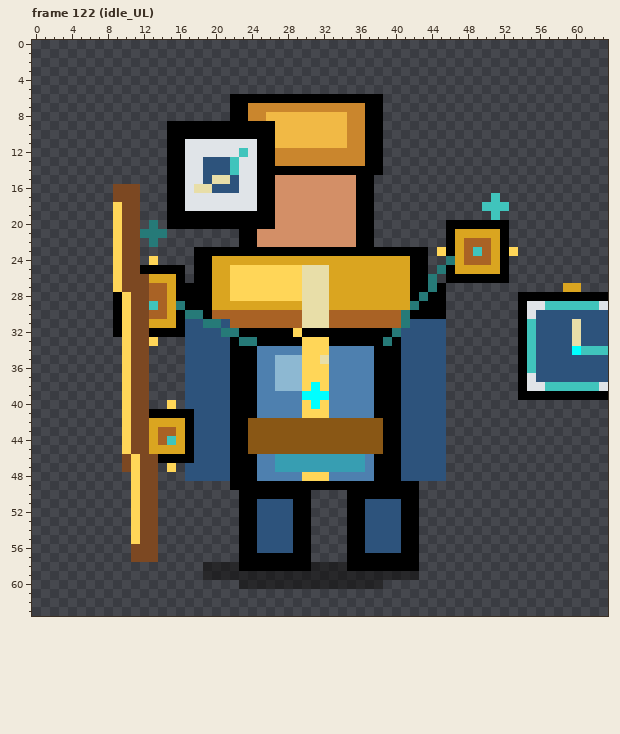
Two versions of one pixel-art file, assets/source/aseprite/character/time_guardian/char_time_guardian_base.aseprite. Above, as it was before the edit.
64x64 pixels, 200 frames. Shown: frame 122 (idle_UL). The commit also changed other frames, which this record leaves out.
Once edited:
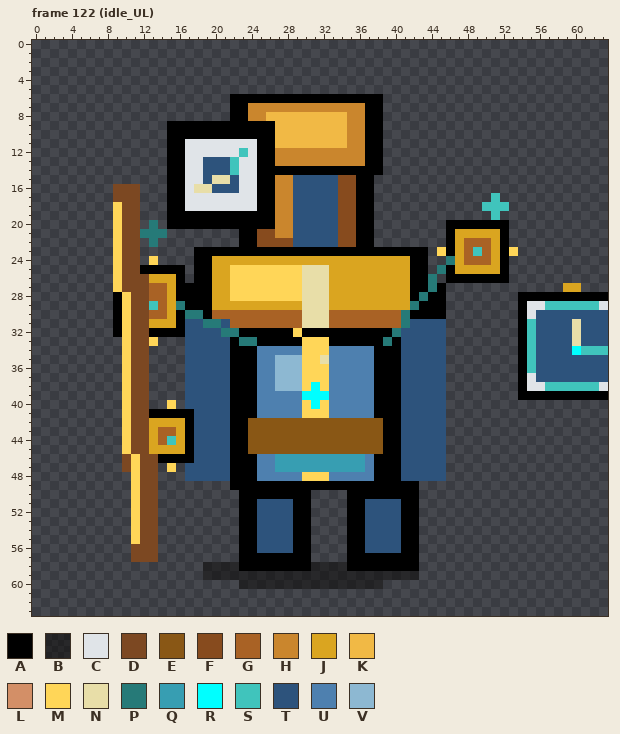
Palette (. is transparent): A #000000  B #0c0a0884  C #e0e4e8  D #7c4822  E #895715  F #874b1e  G #a96225  H #ca862d  J #daa520  K #f1b945  L #d38f67  M #ffd658  N #e8dea8  P #267a78  Q #379eb2  R #00ffff  S #40c4bc  T #2d537c  U #4e80af  V #8db8d2
Author's note on the commit: Improve time guardian back-facing sprite readability
From old to new:
Frame 122 (idle_UL), layer "body":
y 15..20: x 27..35 LLLLLLLLL -> HHTTTTTFF
y 21: x 25..35 LLLLLLLLLLL -> FFHHTTTTTFF
y 22: x 25..35 LLLLLLLLLLL -> FFFFTTTTTFF
